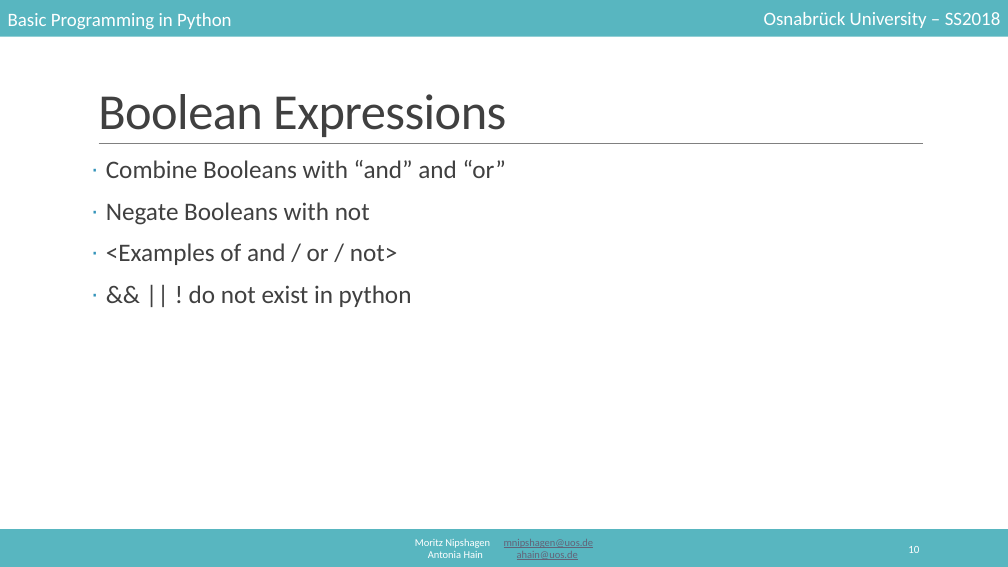
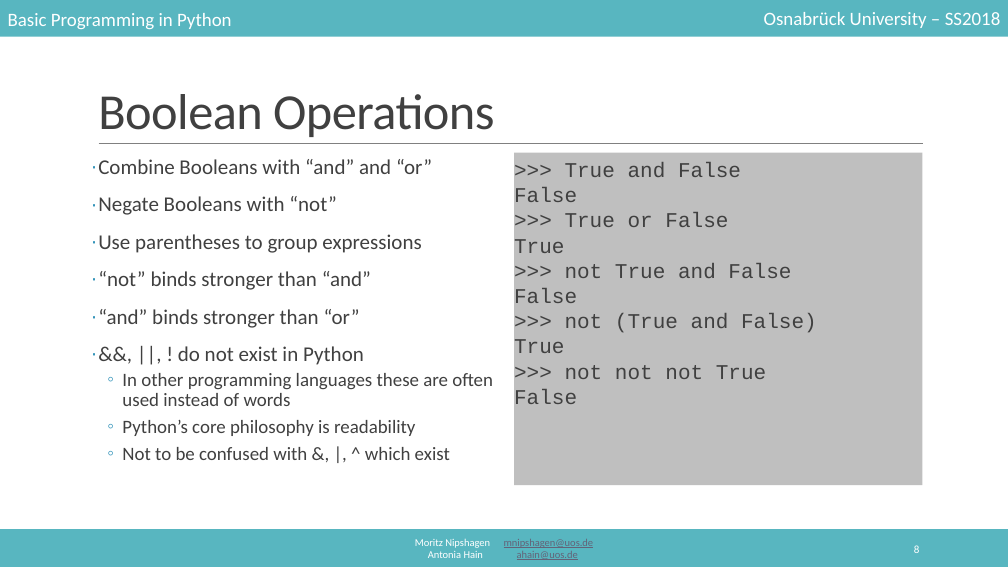
Before and after one commit to mnipshagen/monty, a slide deck: slide 8 of 2018/03/control_structures.pptx (slide 10 before the commit). Drawn at 1008x567 pixels with LibreOffice and Linux fonts; fonts in the diff are those of the drawing. Boxes give left, top, right and bottom in pixels: in the first picture for what was removed or moved away, otherwise in the second. Text is boxed around its words. In the diff, an @@ line names an element or a change of style, - is before the commit and + after.

```diff
--- a/2018/03/control_structures.pptx
+++ b/2018/03/control_structures.pptx
@@ title at bbox=[98, 94, 494, 137]: text changed @@
-Boolean Expressions
+Boolean Operations
@@ text at bbox=[98, 159, 432, 174]: size 24 to 20 pt in "Combine Booleans with “and” and “or”"; indent changed @@
@@ text added at bbox=[514, 153, 923, 485], fill #BFBFBF, 20 pt, text #404040 @@
+>>> True and False
+False
+>>> True or False
+True
+>>> not True and False
+False
+>>> not (True and False)
+True
+>>> not not not True
+False
@@ text at bbox=[98, 196, 493, 460]: text changed; size 24 to 20 pt @@
-· Negate Booleans with not
-· <Examples of and / or / not>
-· && || ! do not exist in python
+· Negate Booleans with “not”
+· Use parentheses to group expressions
+· “not” binds stronger than “and”
+· “and” binds stronger than “or”
+· &&, ||, ! do not exist in Python
+  ◦ In other programming languages these are often used instead of words
+  ◦ Python’s core philosophy is readability
+  ◦ Not to be confused with &, |, ^ which exist
@@ page number at bbox=[914, 545, 920, 553]: text changed @@
-10
+8
```
Also in this commit, not shown: 8 other slides changed, 27 slides added, 1 slide removed, 3 other files.
